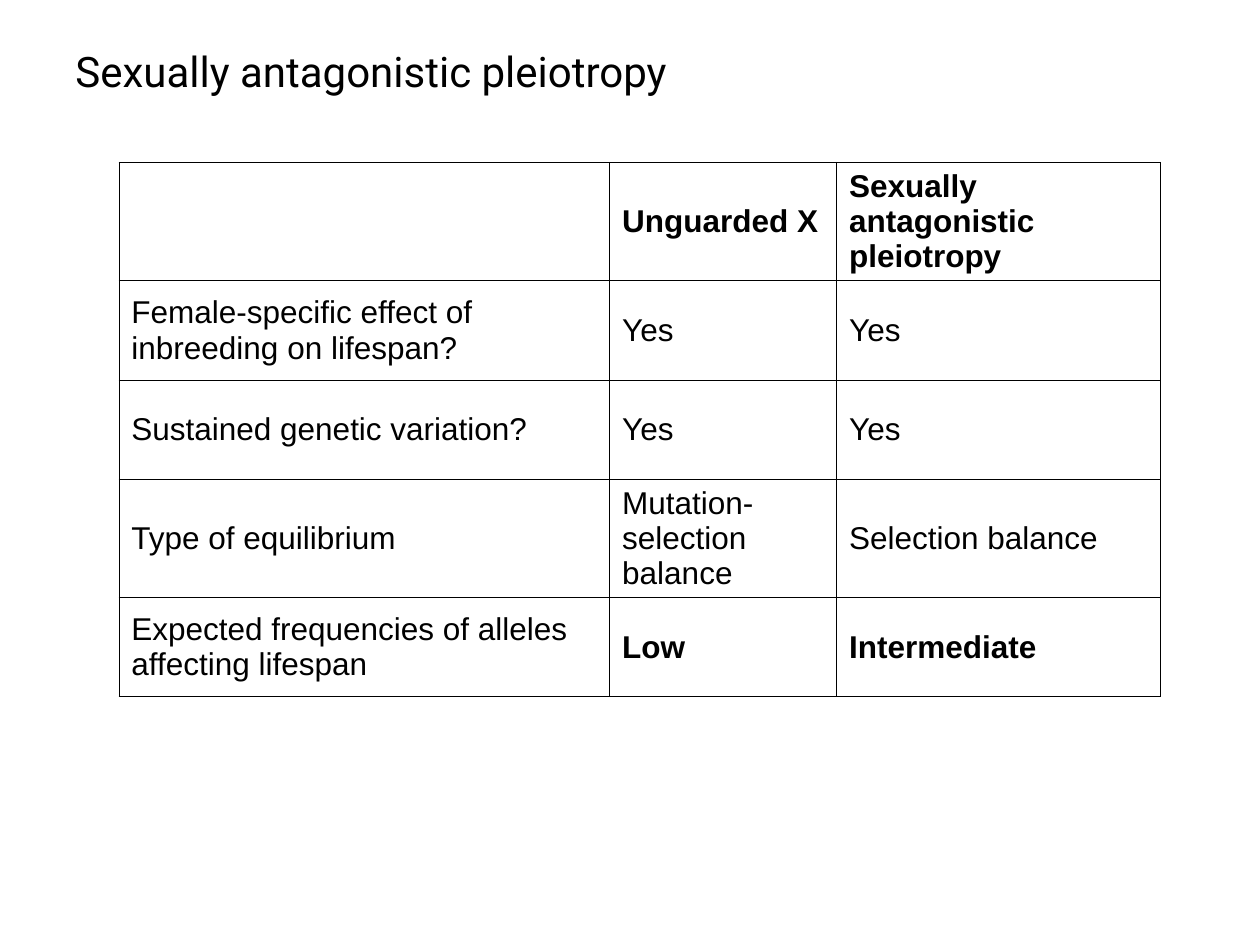
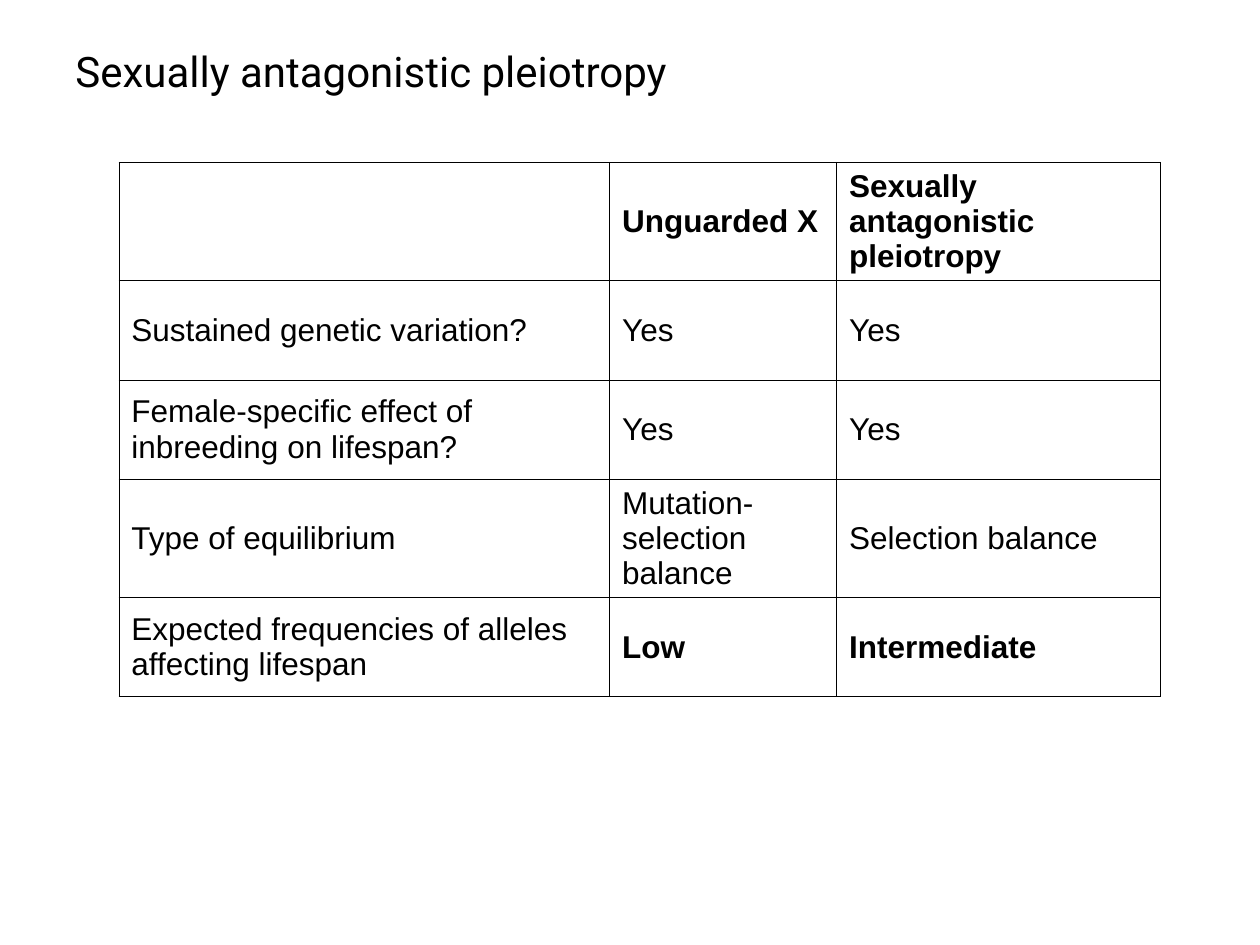
Before and after one commit to IgnasiLucas/UX, a slide deck: slide 18 of doc/2018_Prague/UX.odp (slide 17 before the commit). Drawn at 1260x945 pixels with LibreOffice and Linux fonts; fonts in the diff are those of the drawing; background and template pictures are left out. Boxes give left, top, right and bottom in pixels: in the first picture for what was removed or moved away, otherwise in the second. Text is boxed around its words. In the diff, an @@ line names an element or a change of style, - is before the commit and + after.

```diff
--- a/doc/2018_Prague/UX.odp
+++ b/doc/2018_Prague/UX.odp
@@ table at (118,163,1159,698) @@
+row 2: Sustained genetic variation? | Yes | Yes
-row 3: Sustained genetic variation? | Yes | Yes
```
Also in this commit, not shown: 2 other slides changed, 13 slides added, 1 slide removed.
